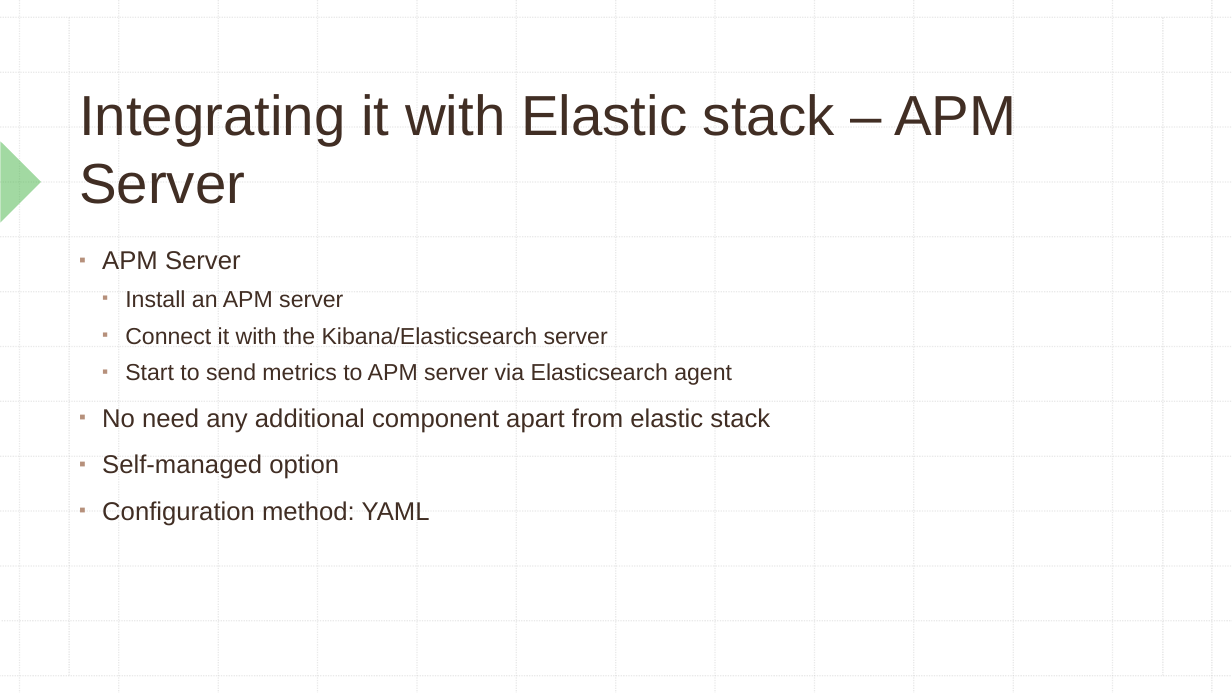
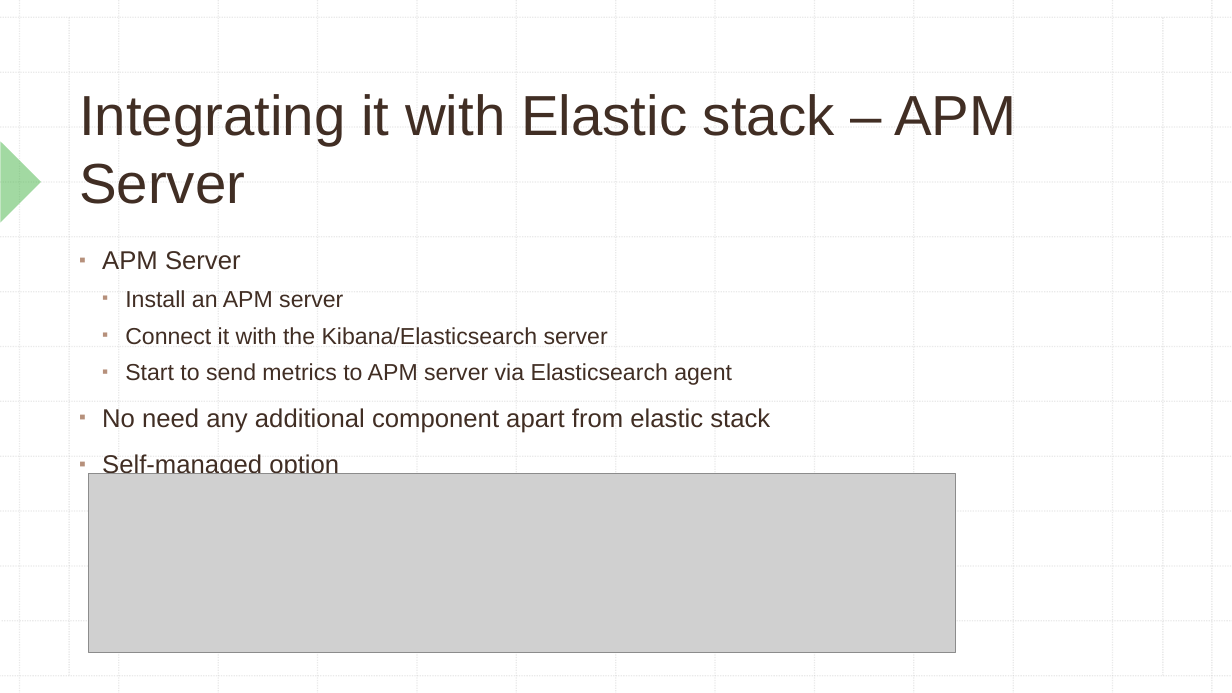
Before and after one commit to viniciustoni/kibana-apm-meetup, a slide deck: slide 4 of Kibana APM.pptx. Drawn at 1232x693 pixels with LibreOffice and Linux fonts; fonts in the diff are those of the drawing; grey boxes stand for pictures. Boxes give left, top, right and bottom in pixels: in the first picture for what was removed or moved away, otherwise in the second. Text is boxed around its words. In the diff, an @@ line names an element or a change of style, - is before the commit and + after.

```diff
--- a/Kibana APM.pptx
+++ b/Kibana APM.pptx
@@ picture added at (x1=89, y1=474, x2=956, y2=653) @@
@@ text at (x1=102, y1=501, x2=430, y2=526): paragraph removed @@
-▪ Configuration method: YAML
```
Also in this commit, not shown: 4 other slides changed, 6 slides removed, 1 other file.
